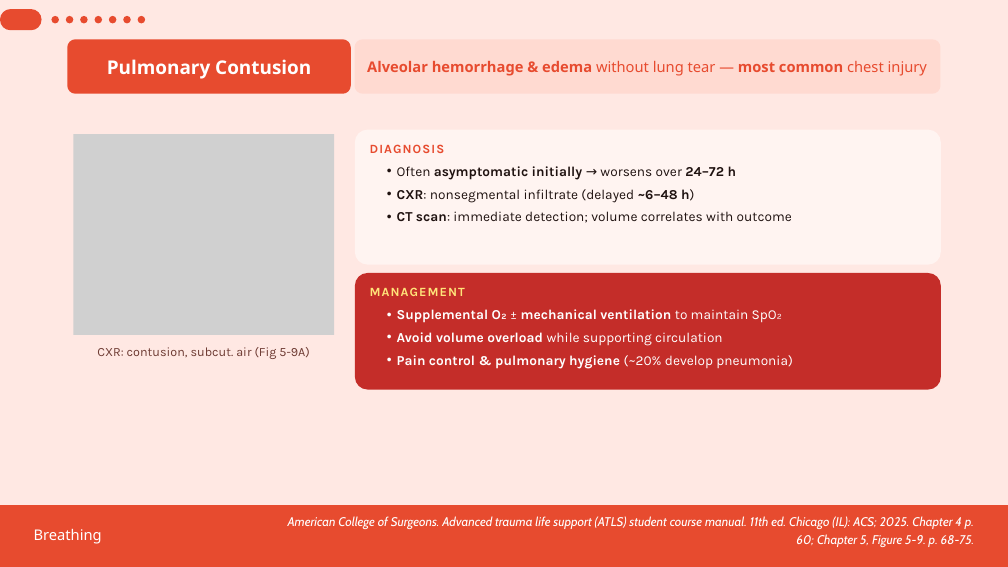
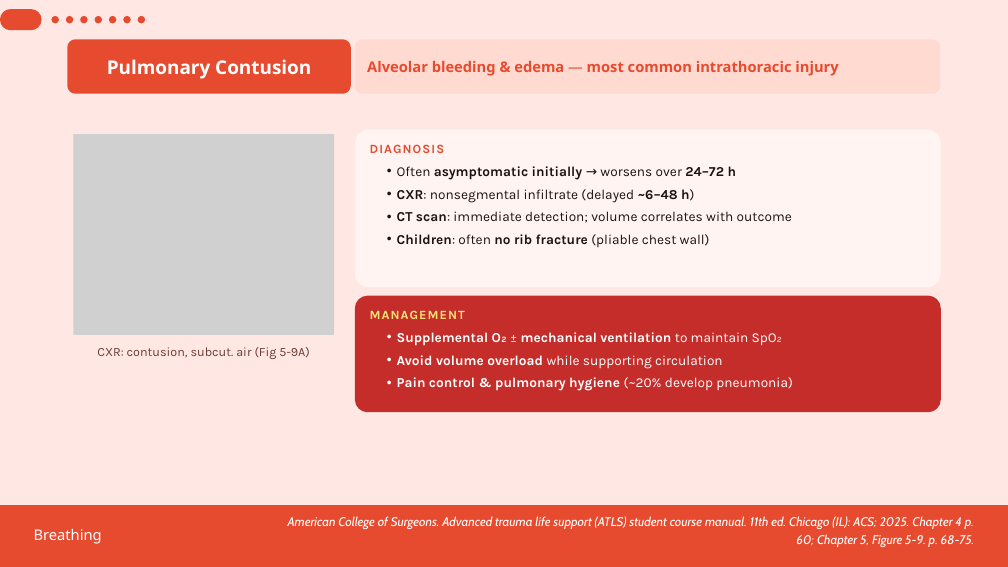
Before and after one commit to Xatsr/Of-all-trades, a slide deck: slide 12 of B_breathing_ATLS_16min.pptx. Drawn at 1008x567 pixels with LibreOffice and Linux fonts; fonts in the diff are those of the drawing; grey boxes stand for pictures. Boxes give left, top, right and bottom in pixels: in the first picture for what was removed or moved away, otherwise in the second. Text is boxed around its words. In the diff, an @@ line names an element or a change of style, - is before the commit and + after.

```diff
--- a/B_breathing_ATLS_16min.pptx
+++ b/B_breathing_ATLS_16min.pptx
@@ text at (x1=367, y1=61, x2=838, y2=76): text changed @@
-Alveolar hemorrhage & edema without lung tear — most common chest injury
+Alveolar bleeding & edema — most common intrathoracic injury
@@ freeform shape resized from (x1=355, y1=130, x2=940, y2=265) to (x1=355, y1=130, x2=940, y2=287) @@
@@ text at (x1=397, y1=234, x2=710, y2=247): paragraph added @@
+  • Children: often no rib fracture (pliable chest wall)
@@ 2 texts, 1 freeform shape moved together from (x1=355, y1=273, x2=940, y2=390) to (x1=355, y1=296, x2=940, y2=412) @@
```
Also in this commit, not shown: 4 other slides changed.
